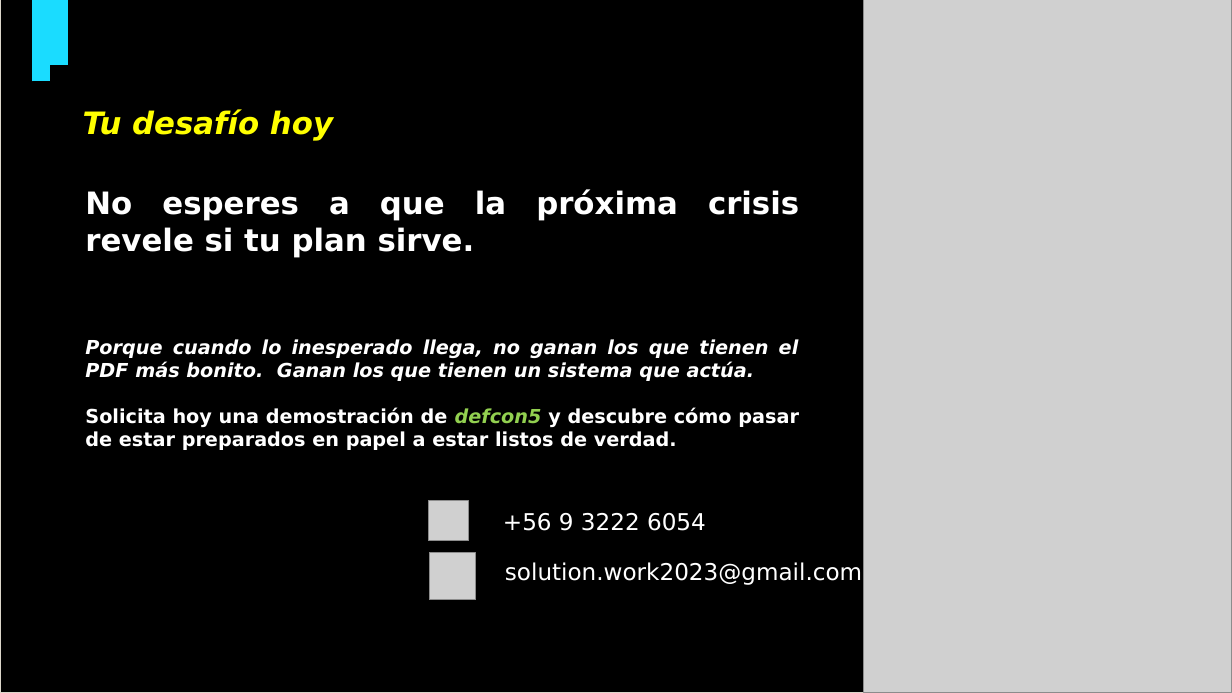
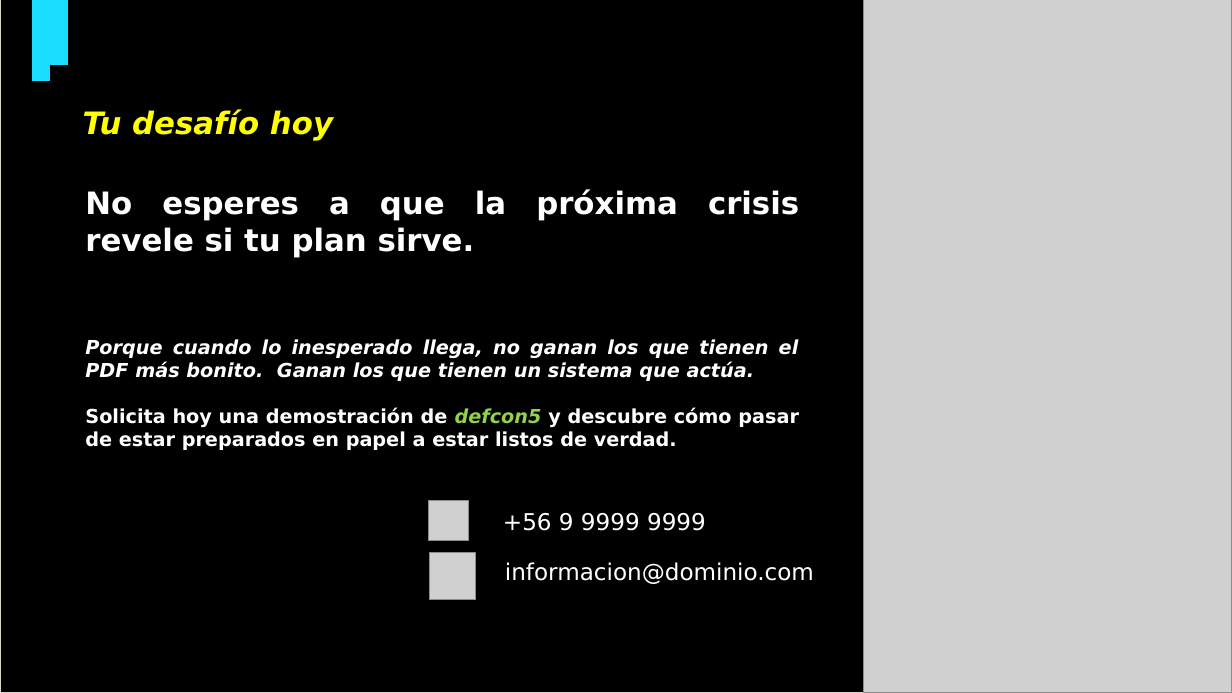
Before and after one commit to mvmichelson/defcon5-QA, a slide deck: slide 8 of 01 Documentacion de Diseño/Marketing/Presentacion Claudio.pptx. Drawn at 1232x693 pixels with LibreOffice and Linux fonts; fonts in the diff are those of the drawing; grey boxes stand for pictures. Boxes give left, top, right and bottom in pixels: in the first picture for what was removed or moved away, otherwise in the second. Text is boxed around its words. In the diff, an @@ line names an element or a change of style, - is before the commit and + after.

```diff
--- a/01 Documentacion de Diseño/Marketing/Presentacion Claudio.pptx
+++ b/01 Documentacion de Diseño/Marketing/Presentacion Claudio.pptx
@@ text at (503,513,706,531): text changed @@
-+56 9 3222 6054
++56 9 9999 9999
@@ text at (505,562,814,584): text changed @@
-solution.work2023@gmail.com
+informacion@dominio.com
```
Also in this commit, not shown: 2 other files.
